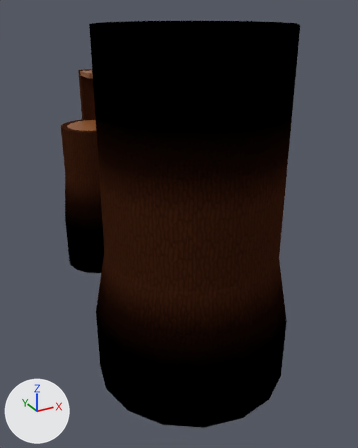
The Blender file Assets/World/C8L1/raw/C8L1_props.blend, before and after one commit.
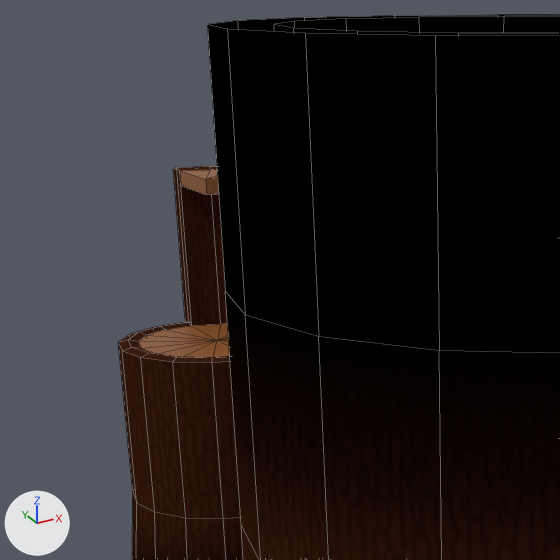
Each version appears first whole from a camera (50 mm lens) standing at (-26.2, -44.5, 25.5) and looking at (3.2, 8.8, -1.1), and next in a close-up on the part from 6% to 56% of the width and 4% to 44% of the height. Lighting does not change. The marker at lower left points along +X, +Y and +Z. The close-ups show mesh edges as thin lines.

The first close-up shows 'Log_10_Top', 'Log_5_Base', 'Log_5_Floor', 'Log_5_Floor_Section', 'Log_5_Middle', 'Log_5_Middle_Section'.
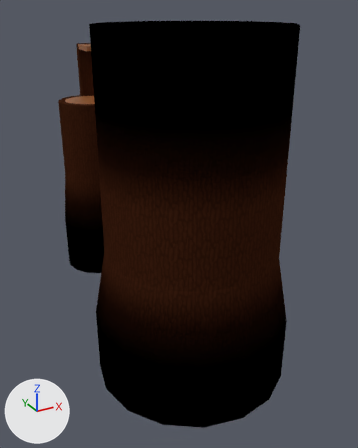
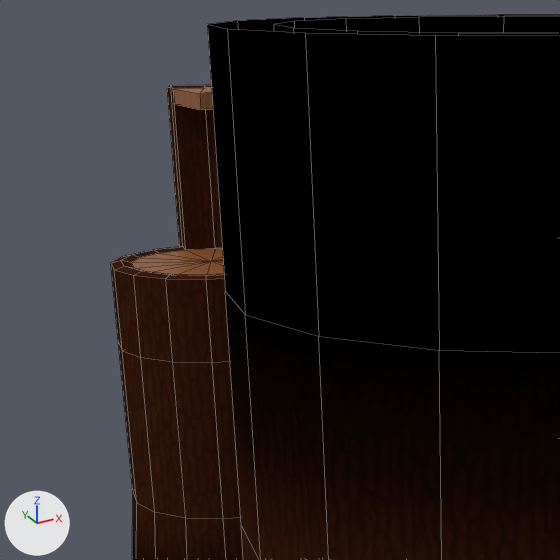
Boxes [x1, y1, x2, y2] around the edits, measured in the close-ups (560 x 560 px):
'Log_5_Middle_Half', added: after [111, 246, 230, 362]
'Log_5_Middle_Section', moved: before [174, 166, 227, 326]; after [167, 85, 222, 250]
'Log_5_Floor', moved: before [138, 324, 230, 358]; after [131, 248, 224, 275]
'Log_5_Floor_Section', moved: before [180, 170, 219, 195]; after [173, 88, 213, 110]

Edits to the bpy script that builds the scene:
```text
Add me_circle_008:
    me_circle_008.from_pydata(...)  # 96 vertices, 96 faces; spans x -5.0..5.0, y -5.0..5.0, z 0.0..4.12
    me_circle_008.polygons.foreach_set('use_smooth', [True] * 96)
    me_circle_008.materials.append(mat_uv_bark)
Change ob_log_5_floor:
    ob_log_5_floor.location: (0.0, 32.0, 8.0) -> (0.0, 32.0, 12.0)
Change ob_log_5_middle_section:
    ob_log_5_middle_section.location: (0.0, 32.0, 8.0) -> (0.0, 32.0, 12.0)
Change ob_log_5_floor_section:
    ob_log_5_floor_section.location: (0.0, 32.0, 16.0) -> (0.0, 32.0, 20.0)
Add ob_log_5_middle_half:
    ob_log_5_middle_half = bpy.data.objects.new('Log_5_Middle_Half', me_circle_008)
    ob_log_5_middle_half.location = (0.0, 32.0, 8.0)
```
